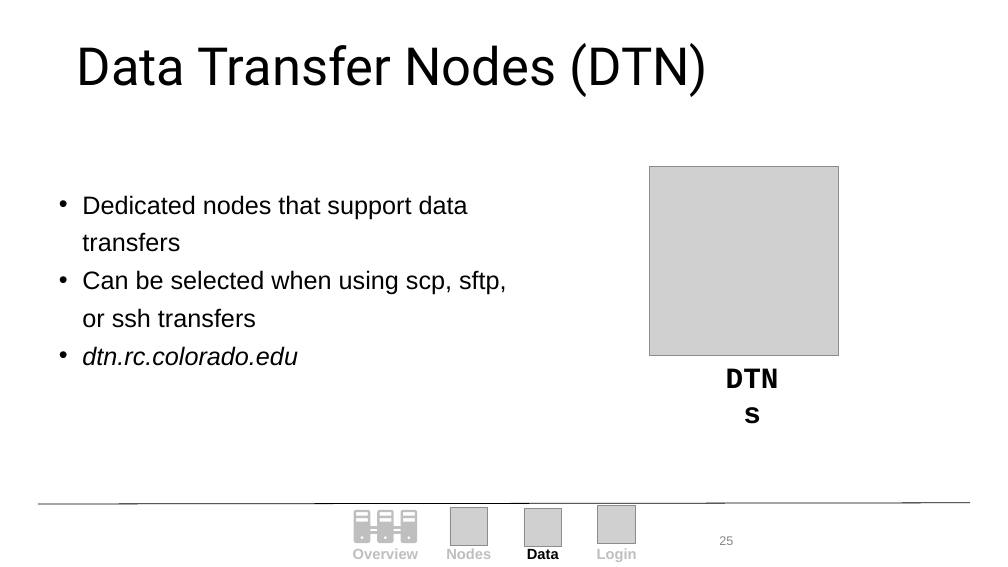
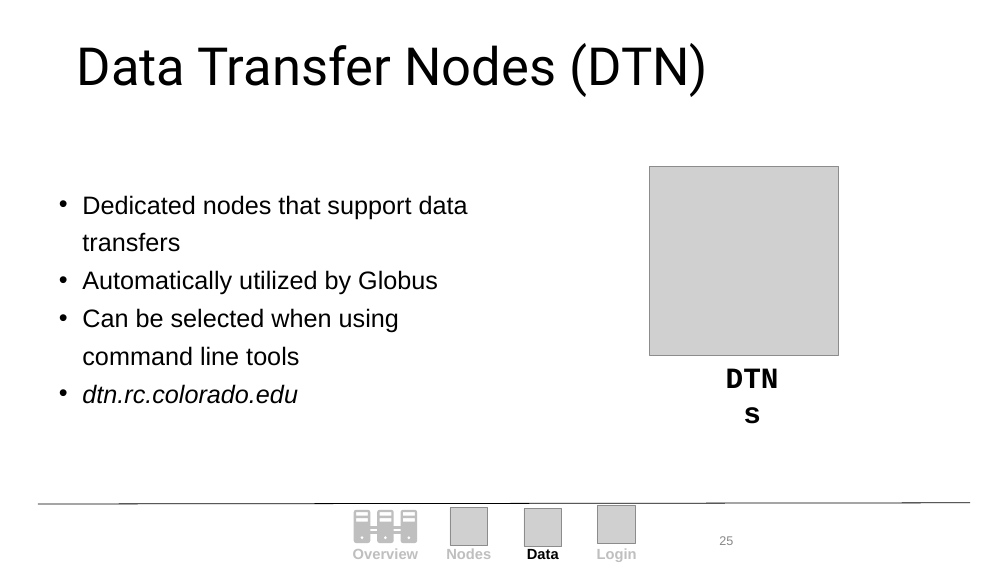
Before and after one commit to ResearchComputing/New_User_Seminar, a slide deck: slide 25 of Alpine_New_User_Seminar.pptx. Drawn at 1008x567 pixels with LibreOffice and Linux fonts; fonts in the diff are those of the drawing; grey boxes stand for pictures; background and template pictures are left out. Boxes give left, top, right and bottom in pixels: in the first picture for what was removed or moved away, otherwise in the second. Text is boxed around its words. In the diff, an @@ line names an element or a change of style, - is before the commit and + after.

Commit message:
clarify that compile nodes can be used to test software, clarify that home/projects are backed up and scratch is not, state that globus uses DTNs

```diff
--- a/Alpine_New_User_Seminar.pptx
+++ b/Alpine_New_User_Seminar.pptx
@@ text at box(82, 270, 438, 366): text changed @@
-• Can be selected when using scp, sftp, or ssh transfers
+• Automatically utilized by Globus
+• Can be selected when using command line tools
```
Also in this commit, not shown: 2 other slides changed, 1 other file.
